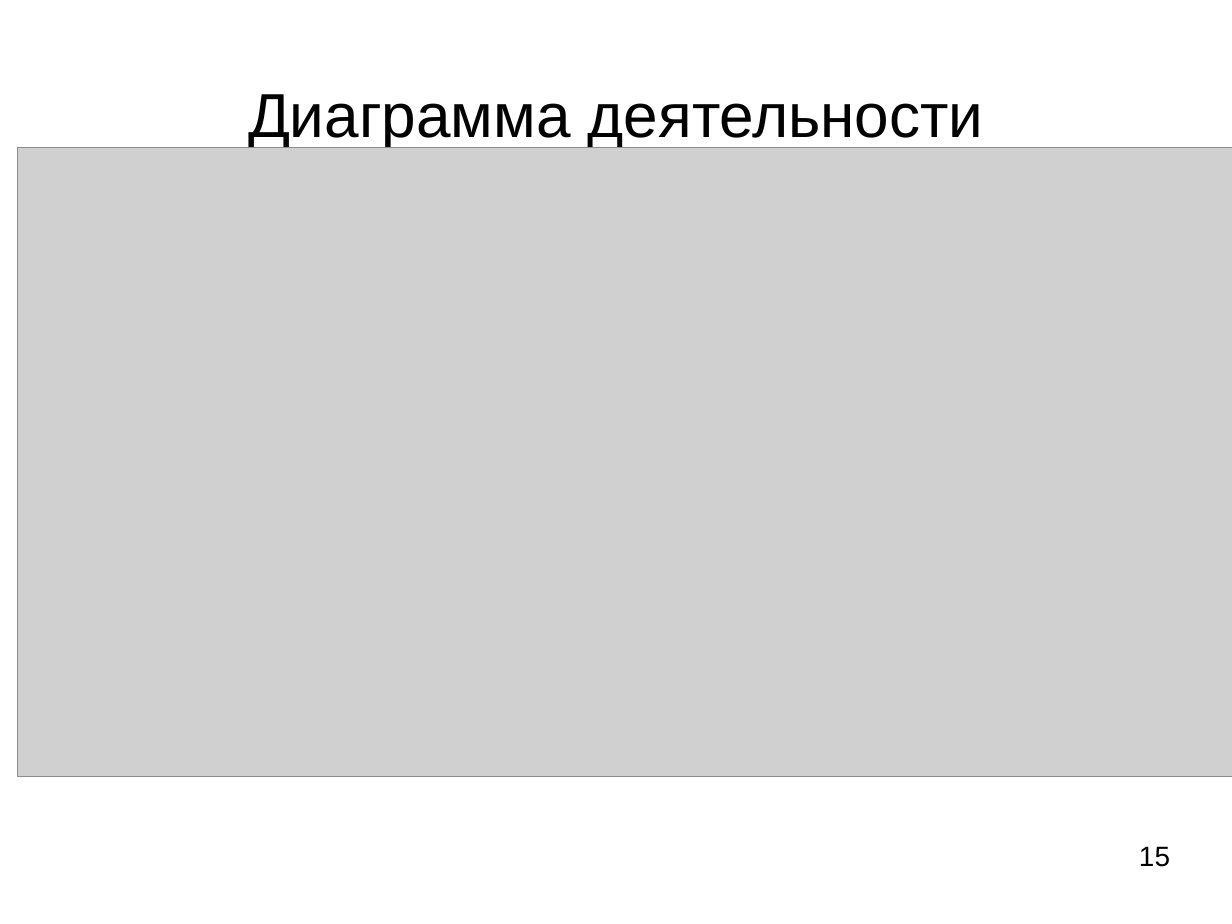
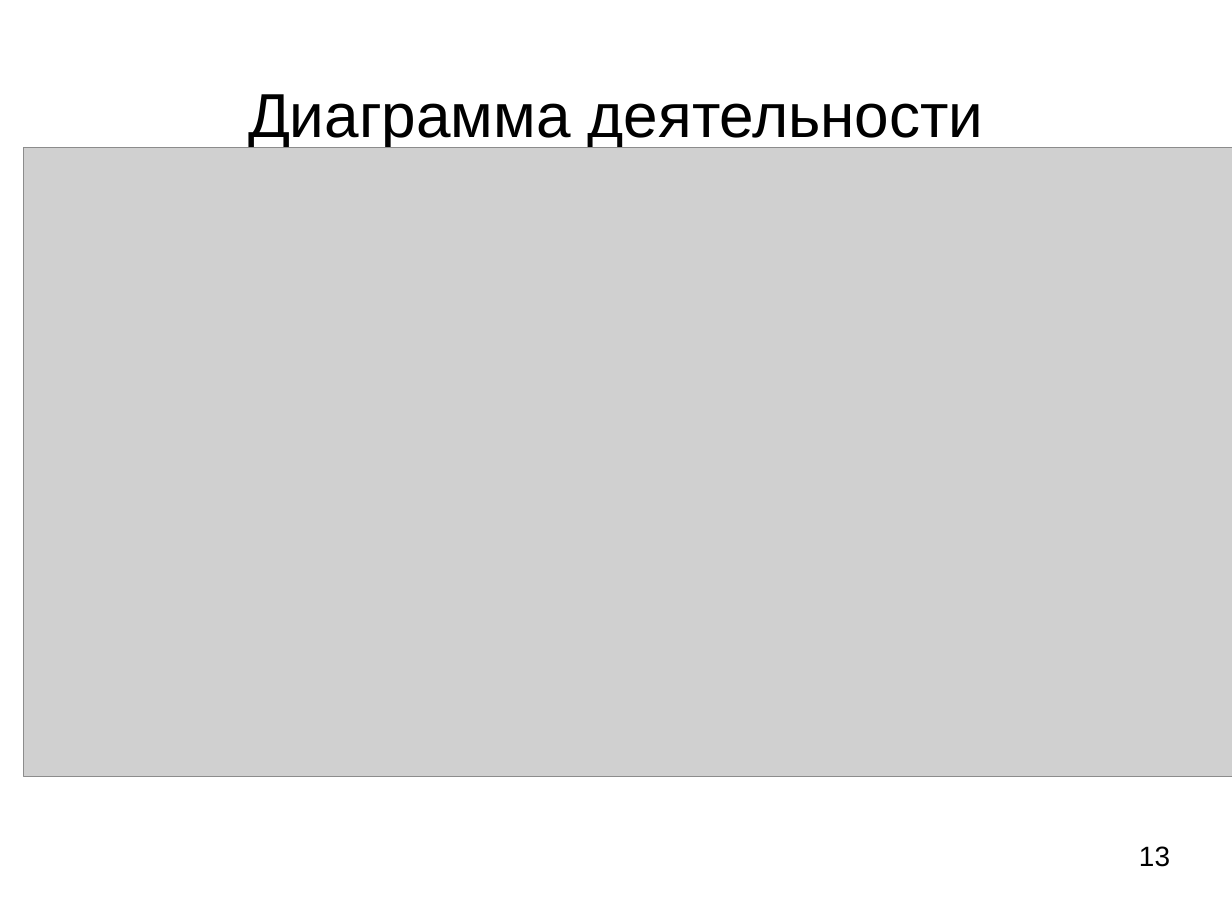
Before and after one commit to ledenevdmitry/CoreApp, a slide deck: slide 13 of LedenevDiplom.ppt (slide 15 before the commit). Drawn at 1232x924 pixels with LibreOffice and Linux fonts; fonts in the diff are those of the drawing; grey boxes stand for pictures. Boxes give left, top, right and bottom in pixels: in the first picture for what was removed or moved away, otherwise in the second. Text is boxed around its words. In the diff, an @@ line names an element or a change of style, - is before the commit and + after.

```diff
--- a/LedenevDiplom.ppt
+++ b/LedenevDiplom.ppt
@@ picture: place and size @@
-picture at <box>18,148,1232,776</box>
+picture at <box>23,148,1232,776</box>
@@ page number at <box>1139,846,1170,867</box>: text changed @@
-15
+13
```
Also in this commit, not shown: 9 other slides changed, 4 slides removed, 2 other files.
